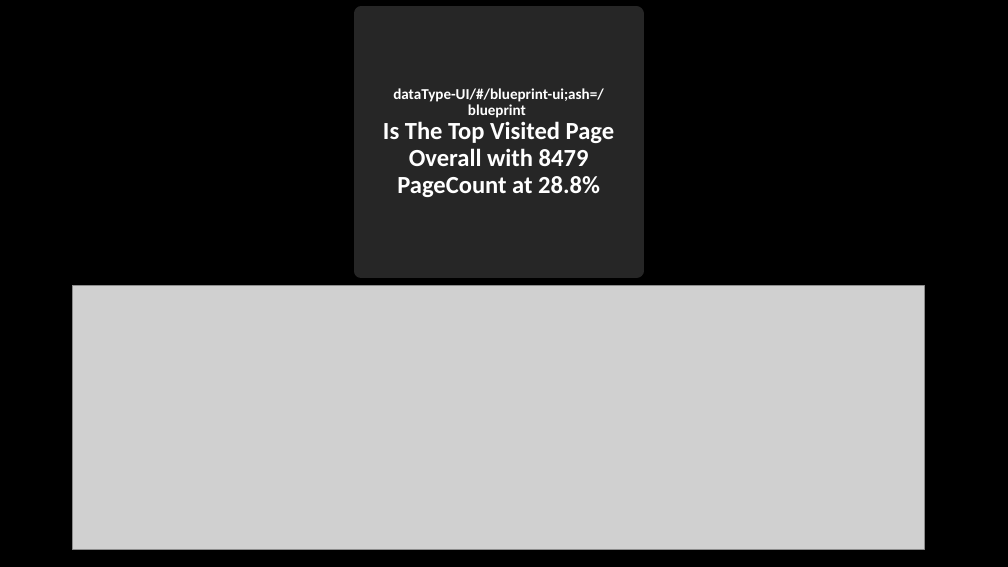
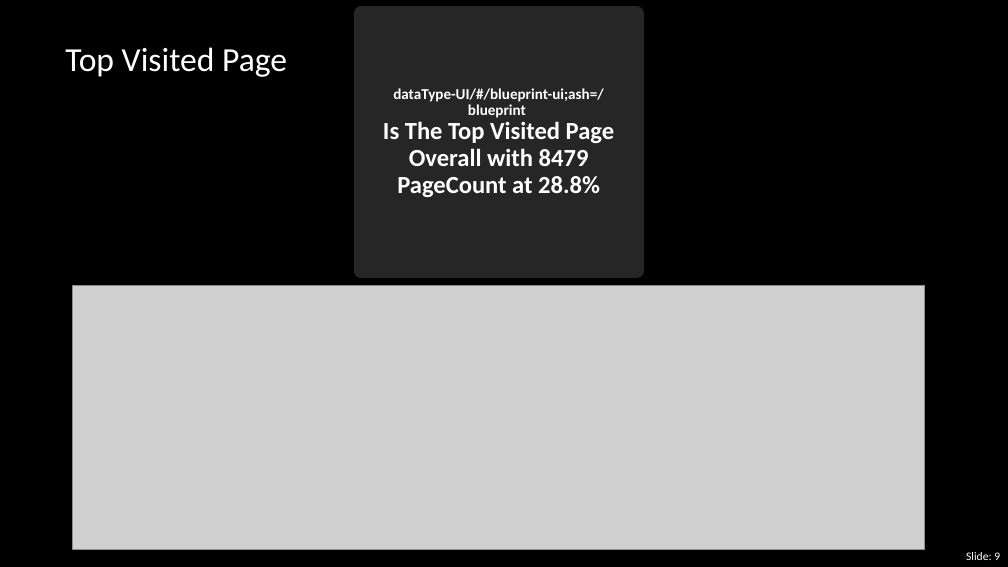
Before and after one commit to AnjaliMangal/MQL-Project-Main, a slide deck: slide 9 of Project1-Final-Files/Presenting_DataGuru.pptx. Drawn at 1008x567 pixels with LibreOffice and Linux fonts; fonts in the diff are those of the drawing; grey boxes stand for pictures. Boxes give left, top, right and bottom in pixels: in the first picture for what was removed or moved away, otherwise in the second. Text is boxed around its words. In the diff, an @@ line names an element or a change of style, - is before the commit and + after.

```diff
--- a/Project1-Final-Files/Presenting_DataGuru.pptx
+++ b/Project1-Final-Files/Presenting_DataGuru.pptx
@@ text added at (65,47,287,77), 32 pt, text #FFFFFF @@
+Top Visited Page
@@ page number added at (966,552,1000,560), 11 pt, text #FFFFFF @@
+Slide: 9
```
Also in this commit, not shown: 13 other slides changed, 1 slide added.
